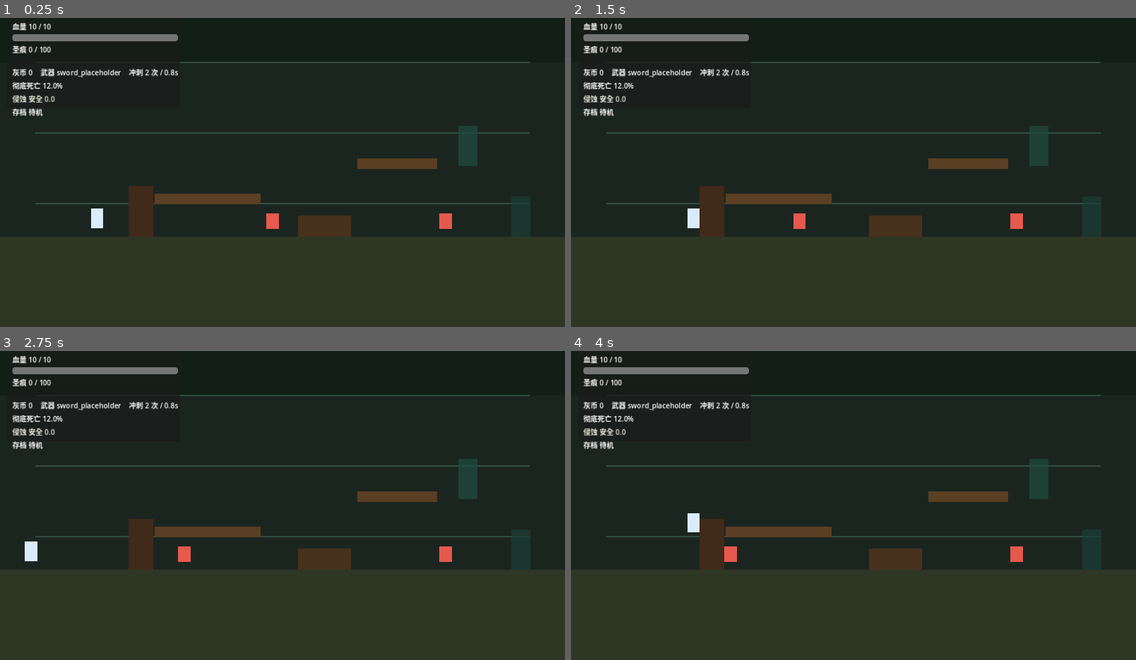
Above: before the commit, frames 1-4 (two rows, left to right).
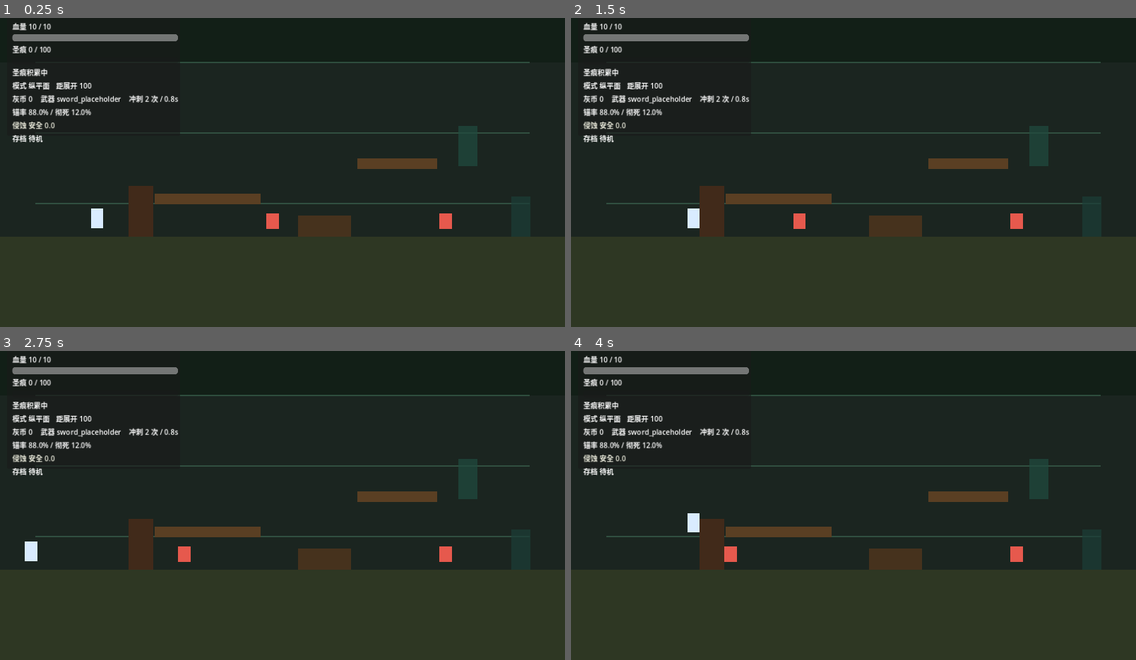
Above: after the commit, the same moments.

Repository: OutsiderK/BG
Game: Godot game, scene res://game/scenes/main/Main.tscn
Two runs of this game, one before a commit and one after it. Both use one fixed random seed, a clock stepped at 60 frames per second and the inputs below.
Inputs (mouse positions are in pixels of both pictures, inside the frame that each line leads up to):
- Up to frame 1 (0.25 s): no input
- Up to frame 2 (1.5 s): move the mouse to (977, 150) at 0.52 s; hold 1 (unfold) 0.53-1.28 s; hold D (move_right) from 0.53 s (still down); tap W (move_up) at 0.77 s; move the mouse to (740, 184) at 1.27 s; click (740, 184) at 1.35 s
- Up to frame 3 (2.75 s): tap W (move_up) at 1.52 s; tap 1 (unfold) at 1.55 s; move the mouse to (339, 431) at 2.02 s; release D (move_right) at 2.03 s; hold A (move_left) from 2.03 s (still down); hold 1 (unfold) from 2.03 s (still down); tap Space (dash) at 2.1 s
- Up to frame 4 (4 s): move the mouse to (825, 564) at 2.77 s; release A (move_left) at 2.78 s; release 1 (unfold) at 2.78 s; hold D (move_right) from 2.78 s (still down); tap 1 (unfold) at 2.85 s; tap W (move_up) at 3.02, 3.77 s; move the mouse to (1023, 548) at 3.52 s; hold 1 (unfold) from 3.53 s (still down)

The runs differ from the first frame. In frame 1, 1.6% of the frame differs, in the area x 2-32%, y 16-41%; in frame 2, 1.6%; in frame 3, 1.6%; in frame 4, 1.6%.

Commit message:
feat: 增强展开HUD反馈

Diff:
--- a/game/scenes/ui/HUD.tscn
+++ b/game/scenes/ui/HUD.tscn
@@ -9,13 +9,13 @@
 offset_left = 16.0
 offset_top = 16.0
 offset_right = 408.0
-offset_bottom = 224.0
+offset_bottom = 286.0
 
 [node name="VBoxContainer" type="VBoxContainer" parent="Panel"]
 offset_left = 12.0
 offset_top = 10.0
 offset_right = 380.0
-offset_bottom = 196.0
+offset_bottom = 258.0
 theme_override_constants/separation = 6
 
 [node name="HealthLabel" type="Label" parent="Panel/VBoxContainer"]
@@ -38,6 +38,21 @@
 custom_minimum_size = Vector2(340, 16)
 value = 0.0
 show_percentage = false
+
+[node name="HeatHintLabel" type="Label" parent="Panel/VBoxContainer"]
+unique_name_in_owner = true
+text = "圣痕积累中"
+
+[node name="UnfoldStatusRow" type="HBoxContainer" parent="Panel/VBoxContainer"]
+theme_override_constants/separation = 14
+
+[node name="UnfoldModeLabel" type="Label" parent="Panel/VBoxContainer/UnfoldStatusRow"]
+unique_name_in_owner = true
+text = "模式 纵平面"
+
+[node name="UnfoldDetailLabel" type="Label" parent="Panel/VBoxContainer/UnfoldStatusRow"]
+unique_name_in_owner = true
+text = "距展开 100"
 
 [node name="ResourceRow" type="HBoxContainer" parent="Panel/VBoxContainer"]
 theme_override_constants/separation = 18
@@ -66,9 +81,17 @@
 modulate = Color(1, 1, 1, 0)
 text = "+0.0%"
 
-[node name="CorruptionLabel" type="Label" parent="Panel/VBoxContainer"]
+[node name="CorruptionRow" type="HBoxContainer" parent="Panel/VBoxContainer"]
+theme_override_constants/separation = 10
+
+[node name="CorruptionLabel" type="Label" parent="Panel/VBoxContainer/CorruptionRow"]
 unique_name_in_owner = true
 text = "侵蚀 安全 0.0"
+
+[node name="CorruptionHintLabel" type="Label" parent="Panel/VBoxContainer/CorruptionRow"]
+unique_name_in_owner = true
+modulate = Color(1, 1, 1, 0)
+text = "+0.0 侵蚀"
 
 [node name="SaveLabel" type="Label" parent="Panel/VBoxContainer"]
 unique_name_in_owner = true
--- a/game/scripts/ui/hud.gd
+++ b/game/scripts/ui/hud.gd
@@ -2,6 +2,10 @@
 
 const RISK_UP_COLOR := Color(1.0, 0.25, 0.2)
 const RISK_DOWN_COLOR := Color(0.35, 0.65, 1.0)
+const HEAT_READY_COLOR := Color(1.0, 0.82, 0.25)
+const HEAT_COUNTDOWN_COLOR := Color(0.45, 0.9, 1.0)
+const HEAT_LOCKED_COLOR := Color(0.85, 0.28, 0.22)
+const HEAT_IDLE_COLOR := Color.WHITE
 const CORRUPTION_COLORS := {
 	"white": Color(0.92, 0.92, 0.86),
 	"yellow": Color(1.0, 0.82, 0.25),
@@ -12,10 +16,14 @@
 @onready var health_bar: ProgressBar = %HealthBar
 @onready var heat_label: Label = %HeatLabel
 @onready var heat_bar: ProgressBar = %HeatBar
+@onready var heat_hint_label: Label = %HeatHintLabel
+@onready var unfold_mode_label: Label = %UnfoldModeLabel
+@onready var unfold_detail_label: Label = %UnfoldDetailLabel
 @onready var grey_coin_label: Label = %GreyCoinLabel
 @onready var risk_label: Label = %RiskLabel
 @onready var risk_hint_label: Label = %RiskHintLabel
 @onready var corruption_label: Label = %CorruptionLabel
+@onready var corruption_hint_label: Label = %CorruptionHintLabel
 @onready var weapon_label: Label = %WeaponLabel
 @onready var dash_label: Label = %DashLabel
 @onready var save_label: Label = %SaveLabel
@@ -25,7 +33,11 @@
 @onready var death_detail_label: Label = %DeathDetailLabel
 
 var _last_risk := -1.0
+var _last_corruption := -1.0
+var _last_transition_kind := ""
+var _last_unfold_end_reason := ""
 var _risk_tween: Tween
+var _corruption_tween: Tween
 
 func _ready() -> void:
 	RunState.health_changed.connect(_on_health_changed)
@@ -35,13 +47,21 @@
 	RunState.corruption_changed.connect(_on_corruption_changed)
 	RunState.death_resolved.connect(_on_death_resolved)
 	RunState.checkpoint_saved.connect(_on_checkpoint_saved)
+	UnfoldManager.unfold_transition_started.connect(_on_unfold_transition_started)
+	UnfoldManager.unfold_mode_changed.connect(_on_unfold_mode_changed)
+	UnfoldManager.unfold_ended.connect(_on_unfold_ended)
+	UnfoldManager.cooldown_started.connect(_on_cooldown_started)
 	death_panel.visible = false
 	_on_health_changed(RunState.hp, RunState.hp_max)
 	_on_heat_changed(RunState.heat, RunState.heat_max)
 	_on_grey_coins_changed(RunState.grey_coins)
 	_on_risk_changed(RunState.get_permadeath_probability())
 	_on_corruption_changed(RunState.corruption, RunState.get_corruption_tier())
+	_update_unfold_status()
 	_update_equipment_placeholders()
+
+func _process(_delta: float) -> void:
+	_update_unfold_status()
 
 func _on_health_changed(current: int, maximum: int) -> void:
 	health_label.text = "血量 %d / %d" % [current, maximum]
@@ -52,12 +72,14 @@
 	heat_label.text = "圣痕 %.0f / %.0f" % [current, maximum]
 	heat_bar.max_value = maximum
 	heat_bar.value = current
+	_update_unfold_status()
 
 func _on_grey_coins_changed(current: int) -> void:
 	grey_coin_label.text = "灰币 %d" % current
 
 func _on_risk_changed(current_probability: float) -> void:
-	risk_label.text = "彻底死亡 %.1f%%" % [current_probability * 100.0]
+	var anchor_rate := (1.0 - current_probability) * 100.0
+	risk_label.text = "锚率 %.1f%% / 彻死 %.1f%%" % [anchor_rate, current_probability * 100.0]
 	if _last_risk >= 0.0:
 		var delta := current_probability - _last_risk
 		if absf(delta) > 0.0001:
@@ -72,6 +94,11 @@
 		tier_label = "危险"
 	corruption_label.text = "侵蚀 %s %.1f" % [tier_label, current]
 	corruption_label.modulate = CORRUPTION_COLORS.get(tier, Color.WHITE)
+	if _last_corruption >= 0.0:
+		var delta := current - _last_corruption
+		if absf(delta) > 0.0001:
+			_play_corruption_feedback(delta, tier)
+	_last_corruption = current
 
 func _on_death_resolved(result: Dictionary) -> void:
 	var permadeath := bool(result.get("permadeath", false))
@@ -92,19 +119,87 @@
 	dash_label.text = "冲刺 %d 次 / %.1fs" % [RunState.dash_charges, RunState.dash_cooldown]
 	save_label.text = "存档 待机"
 
+func _on_unfold_transition_started(kind: String) -> void:
+	_last_transition_kind = kind
+	_update_unfold_status()
+
+func _on_unfold_mode_changed(_mode: int, _mode_name: String) -> void:
+	_update_unfold_status()
+
+func _on_unfold_ended(reason: String) -> void:
+	_last_unfold_end_reason = reason
+	_update_unfold_status()
+
+func _on_cooldown_started(_duration: float) -> void:
+	_update_unfold_status()
+
+func _update_unfold_status() -> void:
+	var heat_ready := RunState.heat >= Balance.HEAT_TRIGGER_THRESHOLD
+	if UnfoldManager.is_transition():
+		var transition_label := "坍缩过渡" if _last_transition_kind == "collapse" else "展开过渡"
+		unfold_mode_label.text = "模式 %s" % transition_label
+		unfold_detail_label.text = "相位切换 %.1fs" % UnfoldManager.transition_remaining
+		heat_hint_label.text = "%s %.1fs" % [transition_label, UnfoldManager.transition_remaining]
+		_set_heat_tint(HEAT_LOCKED_COLOR if _last_transition_kind == "collapse" else HEAT_READY_COLOR)
+		return
+	if UnfoldManager.is_unfolded():
+		var remaining_seconds := RunState.heat / maxf(Balance.UNFOLD_CONSUME_RATE, 0.001)
+		unfold_mode_label.text = "模式 展开中"
+		unfold_detail_label.text = "热度倒计 %.1fs" % remaining_seconds
+		heat_hint_label.text = "展开倒计 %.1fs - 再按 1 提前坍缩" % remaining_seconds
+		_set_heat_tint(HEAT_COUNTDOWN_COLOR)
+		return
+	if UnfoldManager.is_cooldown():
+		var cooldown_label := "坍缩冷却" if _last_unfold_end_reason == "collapse" else "禁展冷却"
+		unfold_mode_label.text = "模式 %s" % cooldown_label
+		unfold_detail_label.text = "剩余 %.1fs" % UnfoldManager.cooldown_remaining
+		heat_hint_label.text = "禁展冷却 %.1fs" % UnfoldManager.cooldown_remaining
+		_set_heat_tint(HEAT_LOCKED_COLOR)
+		return
+	unfold_mode_label.text = "模式 纵平面"
+	if heat_ready:
+		unfold_detail_label.text = "圣痕就绪"
+		heat_hint_label.text = "圣痕满载 - 按 1 展开"
+		_set_heat_tint(HEAT_READY_COLOR)
+	else:
+		var needed := maxf(0.0, Balance.HEAT_TRIGGER_THRESHOLD - RunState.heat)
+		unfold_detail_label.text = "距展开 %.0f" % needed
+		heat_hint_label.text = "圣痕积累中"
+		_set_heat_tint(HEAT_IDLE_COLOR)
+
+func _set_heat_tint(color: Color) -> void:
+	heat_label.modulate = color
+	heat_bar.modulate = color
+	heat_hint_label.modulate = color
+	unfold_detail_label.modulate = color
+
 func _play_risk_feedback(delta: float) -> void:
 	var color := RISK_UP_COLOR if delta > 0.0 else RISK_DOWN_COLOR
-	risk_hint_label.text = "%+.1f%%" % [delta * 100.0]
+	risk_hint_label.text = "锚率 %+.1f%%" % [-delta * 100.0]
 	risk_hint_label.modulate = color
 	risk_label.pivot_offset = risk_label.size * 0.5
-	risk_label.scale = Vector2.ONE * 1.18
+	risk_label.scale = Vector2.ONE * 1.24
 	risk_label.modulate = color
 	if is_instance_valid(_risk_tween):
 		_risk_tween.kill()
 	_risk_tween = create_tween()
-	_risk_tween.tween_property(risk_label, "scale", Vector2.ONE, 0.24)
-	_risk_tween.parallel().tween_property(risk_label, "modulate", Color.WHITE, 0.24)
-	_risk_tween.parallel().tween_property(risk_hint_label, "modulate:a", 0.0, 0.45)
+	_risk_tween.tween_property(risk_label, "scale", Vector2.ONE, 0.32)
+	_risk_tween.parallel().tween_property(risk_label, "modulate", Color.WHITE, 0.32)
+	_risk_tween.parallel().tween_property(risk_hint_label, "modulate:a", 0.0, 0.85)
+
+func _play_corruption_feedback(delta: float, tier: String) -> void:
+	var color: Color = CORRUPTION_COLORS.get(tier, RISK_UP_COLOR)
+	if delta < 0.0:
+		color = RISK_DOWN_COLOR
+	corruption_hint_label.text = "%+.1f 侵蚀" % delta
+	corruption_hint_label.modulate = color
+	corruption_label.pivot_offset = corruption_label.size * 0.5
+	corruption_label.scale = Vector2.ONE * 1.18
+	if is_instance_valid(_corruption_tween):
+		_corruption_tween.kill()
+	_corruption_tween = create_tween()
+	_corruption_tween.tween_property(corruption_label, "scale", Vector2.ONE, 0.3)
+	_corruption_tween.parallel().tween_property(corruption_hint_label, "modulate:a", 0.0, 0.85)
 
 func _join_values(values: Variant) -> String:
 	if typeof(values) != TYPE_ARRAY or values.is_empty():
--- /dev/null
+++ b/tools/godot/hud_unfold_smoke.gd
@@ -0,0 +1,94 @@
+extends SceneTree
+
+const HUD_SCENE := "res://game/scenes/ui/HUD.tscn"
+
+var _failures: Array[String] = []
+
+func _initialize() -> void:
+	call_deferred("_run")
+
+func _run() -> void:
+	var run_state := root.get_node_or_null("RunState")
+	var unfold_manager := root.get_node_or_null("UnfoldManager")
+	var balance := root.get_node_or_null("Balance")
+	if run_state == null or unfold_manager == null or balance == null:
+		_fail("Failed to find required autoloads.")
+		_finish()
+		return
+
+	run_state.reset_run()
+	unfold_manager.set_gameplay_blocked(false)
+	unfold_manager.set_unfold_blocked(false)
+
+	var packed := load(HUD_SCENE) as PackedScene
+	if packed == null:
+		_fail("Failed to load HUD scene: %s" % HUD_SCENE)
+		_finish()
+		return
+
+	var hud := packed.instantiate()
+	root.add_child(hud)
+	await process_frame
+
+	var mode_label := hud.get_node_or_null("%UnfoldModeLabel") as Label
+	var detail_label := hud.get_node_or_null("%UnfoldDetailLabel") as Label
+	var heat_hint_label := hud.get_node_or_null("%HeatHintLabel") as Label
+	var risk_label := hud.get_node_or_null("%RiskLabel") as Label
+	var corruption_hint_label := hud.get_node_or_null("%CorruptionHintLabel") as Label
+	_assert(mode_label != null, "HUD exposes unfold mode label.")
+	_assert(detail_label != null, "HUD exposes unfold detail label.")
+	_assert(heat_hint_label != null, "HUD exposes heat hint label.")
+	_assert(risk_label != null, "HUD exposes anchor/risk label.")
+	_assert(corruption_hint_label != null, "HUD exposes corruption hint label.")
+	if mode_label == null or detail_label == null or heat_hint_label == null or risk_label == null or corruption_hint_label == null:
+		_cleanup(hud)
+		_finish()
+		return
+
+	_assert(mode_label.text.contains("纵平面"), "HUD starts in vertical mode.")
+	_assert(risk_label.text.contains("锚率"), "HUD shows anchor rate.")
+
+	run_state.add_heat(balance.HEAT_TRIGGER_THRESHOLD)
+	await process_frame
+	_assert(heat_hint_label.text.contains("按 1 展开"), "Full heat shows unfold prompt.")
+	_assert(detail_label.text.contains("就绪"), "Full heat marks the unfold resource ready.")
+
+	var started: bool = unfold_manager.start_unfold()
+	_assert(started, "Unfold starts from HUD smoke setup.")
+	await create_timer(balance.UNFOLD_TRANSITION_IN + 0.1, true, false, true).timeout
+	_assert(mode_label.text.contains("展开中"), "HUD shows unfolded mode after transition.")
+	_assert(heat_hint_label.text.contains("倒计"), "Unfolded heat hint uses countdown copy.")
+
+	unfold_manager.end_unfold("early")
+	await process_frame
+	_assert(mode_label.text.contains("冷却"), "HUD shows cooldown after ending unfold.")
+	_assert(heat_hint_label.text.contains("禁展冷却"), "Cooldown shows remaining locked time.")
+
+	run_state.add_corruption(balance.CORRUPTION_COLLAPSE)
+	await process_frame
+	_assert(corruption_hint_label.text.contains("侵蚀"), "Corruption changes show a risk hint.")
+
+	_cleanup(hud)
+	_finish()
+
+func _cleanup(hud: Node) -> void:
+	if hud != null:
+		root.remove_child(hud)
+		hud.queue_free()
+	Engine.time_scale = 1.0
+
+func _assert(condition: bool, message: String) -> void:
+	if not condition:
+		_fail(message)
+
+func _fail(message: String) -> void:
+	_failures.append(message)
+	printerr(message)
+
+func _finish() -> void:
+	if not _failures.is_empty():
+		printerr("HUD unfold smoke failed with %d failure(s)." % _failures.size())
+		quit(1)
+		return
+	print("HUD unfold smoke passed.")
+	quit(0)
